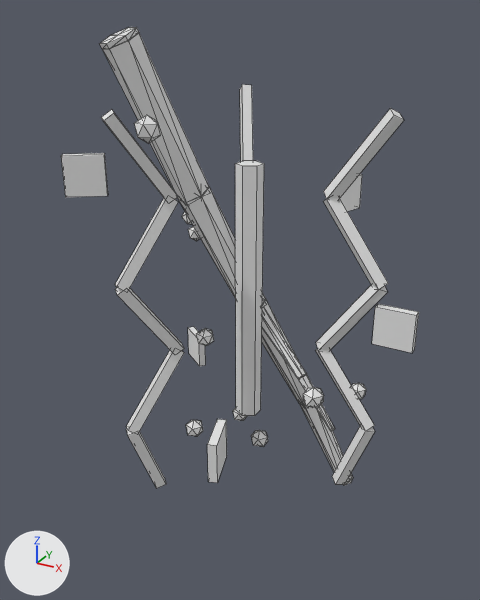
Two versions of the FBX model assets/models/LegendaryStick.fbx, one commit apart.
Before and after are seen from a camera (50 mm lens) standing at (0.513, -1.014, 0.496) and looking at (-0.034, -0.019, -0.001). Arrows for +X, +Y and +Z are at lower left; the lights stay in place. The first picture is the older version. Mesh edges are drawn as thin lines. Where no turn or scale is listed for an object, it has been applied to the vertices. Vertices at exactly the same position are counted once.

The first picture shows 'LegendaryStick'.
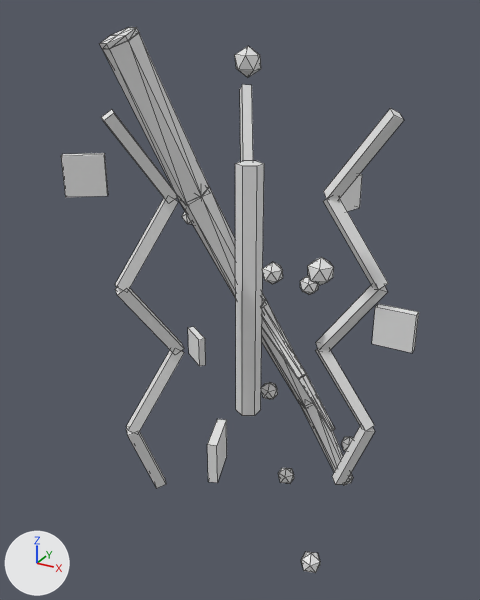
The newer file is also turned or shifted as a whole; pictures and numbers use the older file's frame.

Patch to the scene script:
```diff
--- a/assets/models/LegendaryStick.fbx.py
+++ b/assets/models/LegendaryStick.fbx.py
@@ me_legendarystick_obj @@
 # used by ob_legendarystick; location = (-0.358, -0.457, 0.469)
-me_legendarystick_obj.from_pydata(...)  # 415 vertices, 552 faces; spans x 0.068..0.647, y 0.155..0.759, z -0.938..0.0
+me_legendarystick_obj.from_pydata(...)  # 415 vertices, 552 faces; spans x 0.073..0.647, y 0.155..0.759, z -0.938..0.0
+# me_legendarystick_obj part 1: the loose piece of 12 vertices spanning x 0.34..0.376, y 0.441..0.475, z -0.8..-0.76 is moved by (0.073, 0.051, 0.336)
+# me_legendarystick_obj part 2: the loose piece of 12 vertices spanning x 0.213..0.249, y 0.444..0.478, z -0.6..-0.56 is moved by (0.315, -0.165, -0.3)
+# me_legendarystick_obj part 3: the loose piece of 12 vertices spanning x 0.502..0.537, y 0.318..0.352, z -0.587..-0.547 is moved by (-0.165, 0.171, -0.127)
+# me_legendarystick_obj part 4: the loose piece of 12 vertices spanning x 0.216..0.251, y 0.39..0.424, z -0.786..-0.746 is moved by (0.187, -0.032, 0.388)
+# me_legendarystick_obj part 5: the loose piece of 12 vertices spanning x 0.276..0.311, y 0.204..0.238, z -0.15..-0.11 is moved by (0.137, 0.044, 0.092)
+# me_legendarystick_obj part 6: the loose piece of 12 vertices spanning x 0.216..0.252, y 0.585..0.619, z -0.862..-0.822 is moved by (0.26, 0.025, -0.013)
+# me_legendarystick_obj part 7: the loose piece of 12 vertices spanning x 0.488..0.524, y 0.602..0.636, z -0.73..-0.69 is moved by (-0.113, -0.101, -0.192)
+# me_legendarystick_obj part 8: the loose piece of 12 vertices spanning x 0.068..0.104, y 0.646..0.68, z -0.46..-0.42 is moved by (0.482, -0.45, 0.149)
 me_legendarystick_obj.materials.append(mat_tier)
```

Where the change shows, as pixel boxes [x1, y1, x2, y2] in the pictures (480 x 600 px; the box of a moved part takes in the faces that stretch with it):
'LegendaryStick', reshaped (18% taller): before [61, 27, 419, 488]; after [61, 27, 419, 573]
part 1 of me_legendarystick_obj, moved or reshaped: before [251, 430, 268, 447]; after [300, 276, 319, 295]
part 2 of me_legendarystick_obj, moved or reshaped: before [197, 328, 214, 346]; after [301, 551, 320, 573]
part 3 of me_legendarystick_obj, moved or reshaped: before [303, 387, 324, 408]; after [261, 382, 278, 399]
part 4 of me_legendarystick_obj, moved or reshaped: before [186, 420, 203, 436]; after [262, 262, 283, 284]
part 5 of me_legendarystick_obj, moved or reshaped: before [135, 115, 160, 143]; after [235, 46, 261, 78]
part 6 of me_legendarystick_obj, moved or reshaped: before [233, 408, 247, 420]; after [341, 437, 353, 451]
part 7 of me_legendarystick_obj, moved or reshaped: before [352, 383, 366, 399]; after [278, 468, 294, 484]
part 8 of me_legendarystick_obj, moved or reshaped: before [188, 226, 200, 241]; after [308, 257, 334, 285]
